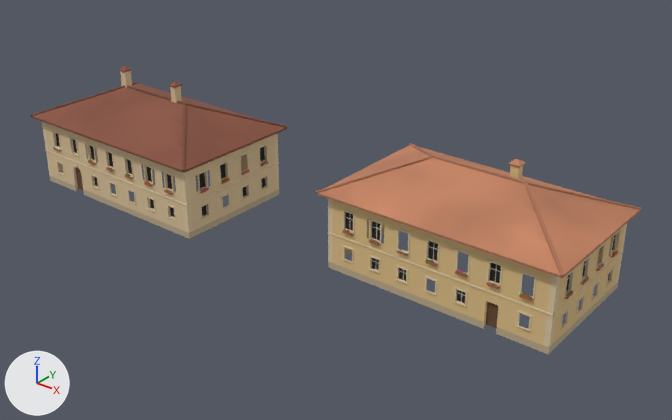
The glTF model games/yorimichi/assets/belmonte/meshes/SM_BM_BE_6_Villa.glb as it was, and as the next commit left it.
Camera for both pictures: a camera (50 mm lens) standing at (53.8, -49.9, 41.4) and looking at (3.7, 12.8, 2.5). The axes (+X, +Y, +Z) are drawn at lower left. The lights are the same throughout. The older version comes first. Vertices at exactly the same position are counted once.

The older version as bpy lines, for what is in view:
```python
me_sm_be_6_villa = bpy.data.meshes.new('SM_BE_6_Villa')
me_sm_be_6_villa.from_pydata(...)  # 7929 vertices, 11688 faces; spans x -29.8..29.8, y 2.7..21.3, z -0.3..12.3
# faces by material slot: [2734, 5088, 550, 438, 20, 380, 82, 2396]
me_sm_be_6_villa.materials.append(mat_bm_000_m_stone_076)
me_sm_be_6_villa.materials.append(mat_bm_001_m_ashlar_068)
me_sm_be_6_villa.materials.append(mat_bm_002_m_roof_036)
me_sm_be_6_villa.materials.append(mat_bm_003_m_wood_028)
me_sm_be_6_villa.materials.append(mat_bm_004_m_iron_017)
me_sm_be_6_villa.materials.append(mat_bm_005_m_vcol_012)
me_sm_be_6_villa.materials.append(mat_bm_006_m_glass_dark_012)
me_sm_be_6_villa.materials.append(mat_bm_007_m_plaster_rough_001)
ob_sm_bm_be_6_villa = bpy.data.objects.new('SM_BM_BE_6_Villa', me_sm_be_6_villa)
ob_sm_bm_be_6_villa.location = (0.0, 0.0, 0.0)
```
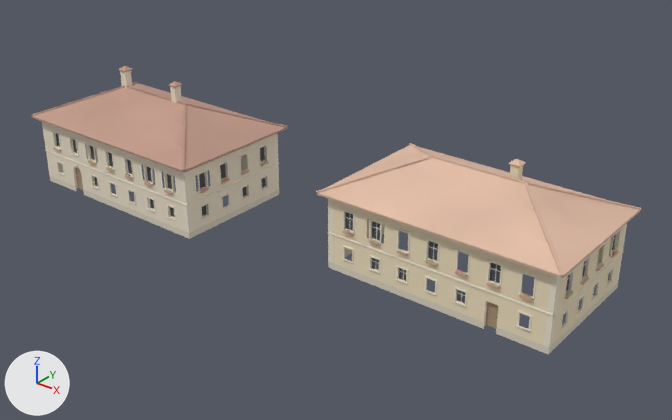
Edits to the bpy script that builds the scene:
```text
Change me_sm_be_6_villa:
    where me_sm_be_6_villa.from_pydata(...)  # 7929 vertices, 11688 faces; spans x -29.8..29.8, y 2.7..21.3, z -0.3..12.3
    used by ob_sm_bm_be_6_villa; location = (0.0, 0.0, 0.0)
    me_sm_be_6_villa part 1: 11688 faces centred in x -29.7..29.7, y 2.8..21.2, z -0.2..12.1 are repainted in the vertex colours; the middle colour goes from beige #dec49b to pale yellow #f0e3cd
```

What differs and where, as boxes (x1, y1, x2, y2) in the pictures (672 x 420 px):
part 1 of me_sm_be_6_villa, recoloured (beige to pale yellow)
    both: (31, 66, 641, 354)
